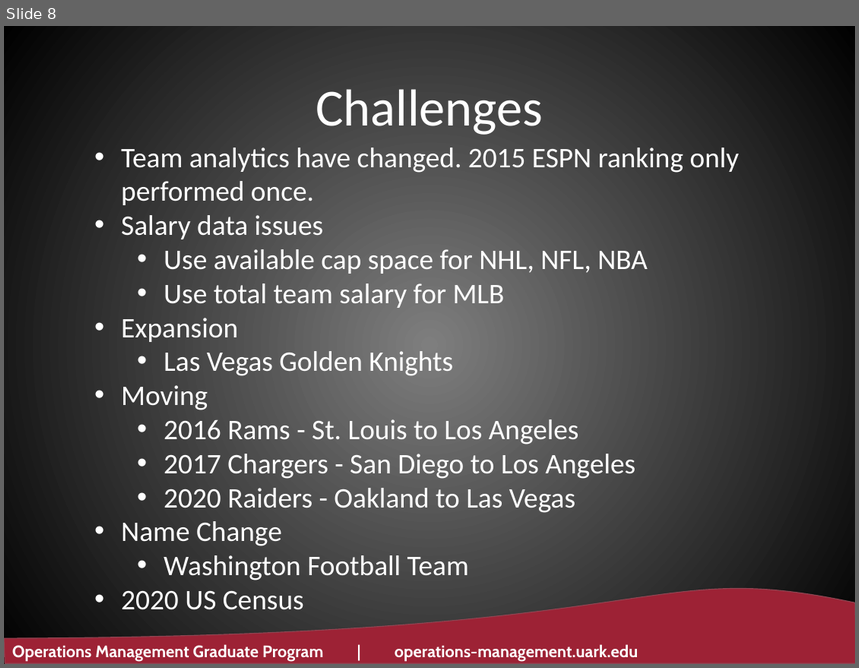
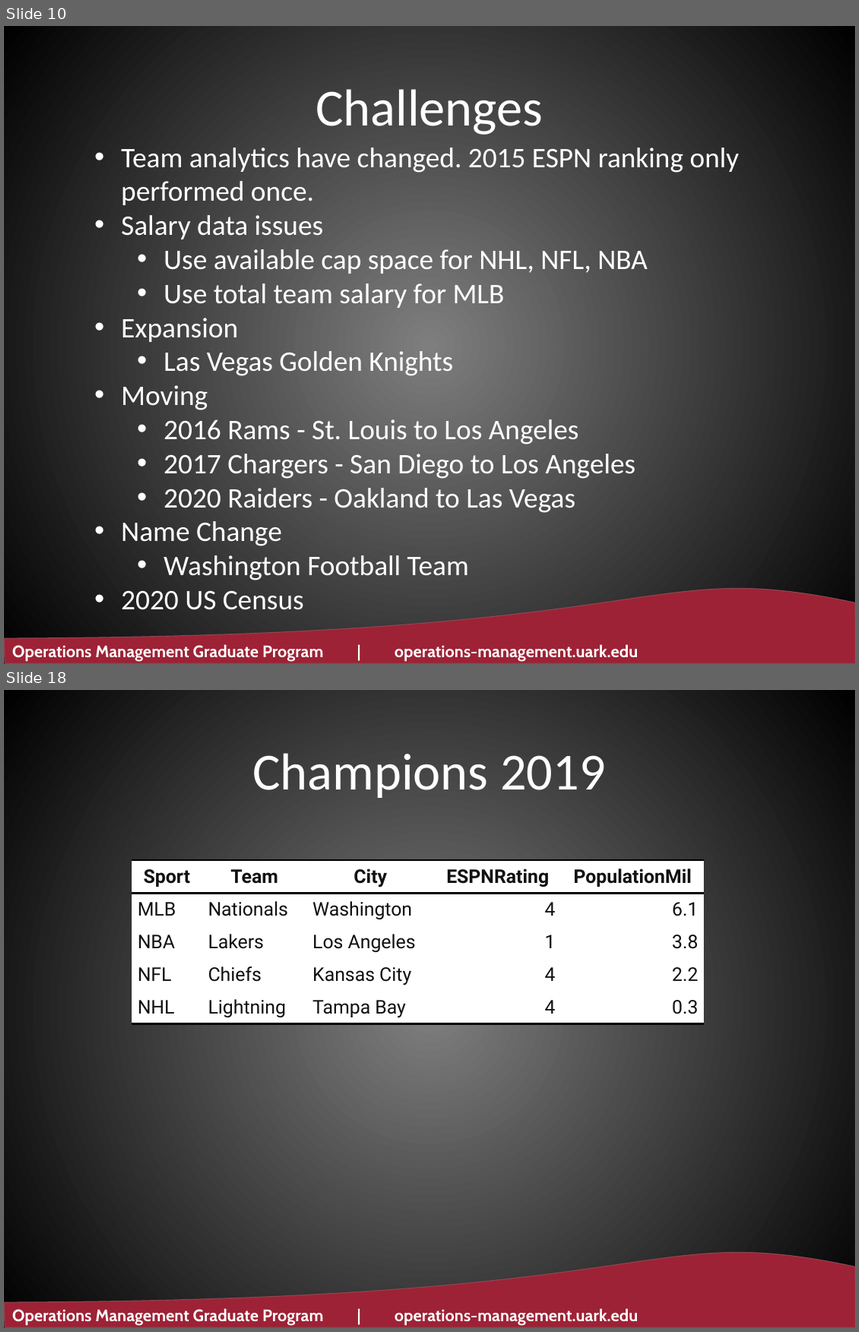
Before and after one commit to ltwalt/espnsports, a slide deck: 201111 2020 - Is Analytics in Professional Sports Making a Difference - U of Ark.pptx. Shown one above the other, each under a label of ours: slide 8 before the commit, slides 10 and 18 after it; the slides between them are not shown. The pictures are 859x668 and 859x1332 pixels, drawn with LibreOffice and Linux fonts; fonts in the diff are those of the drawing; background and template pictures are left out. Boxes give left, top, right and bottom in pixels: in the first picture for what was removed or moved away, otherwise in the second. Text is boxed around its words. In the diff, an @@ line names an element or a change of style, - is before the commit and + after.

```diff
--- a/201111 2020 - Is Analytics in Professional Sports Making a Difference - U of Ark.pptx
+++ b/201111 2020 - Is Analytics in Professional Sports Making a Difference - U of Ark.pptx
@@ slide 18 added at (4,690,855,1328), background gradient #7F7F7F to #000000; not listed: 2 template elements that a slide beside it also shows @@
@@ title added at (253,753,606,798), 44 pt, text #FFFFFF @@
+Champions 2019
@@ table added at (132,860,705,1116), 5 rows, 5 columns @@
+Sport | Team | City | ESPNRating | PopulationMil
+MLB | Nationals | Washington | 4 | 6.1
+NBA | Lakers | Los Angeles | 1 | 3.8
+NFL | Chiefs | Kansas City | 4 | 2.2
+NHL | Lightning | Tampa Bay | 4 | 0.3
@@ what was slide 8 is now slide 10 @@
```
Also in this commit, not shown: 6 slides changed, 22 other slides added, 2 slides removed, 11 other files.
